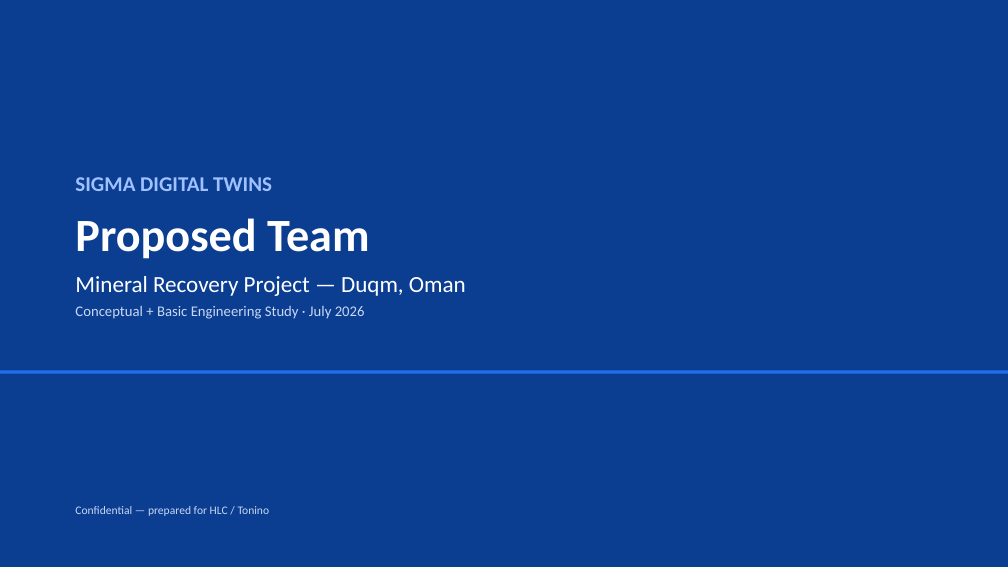
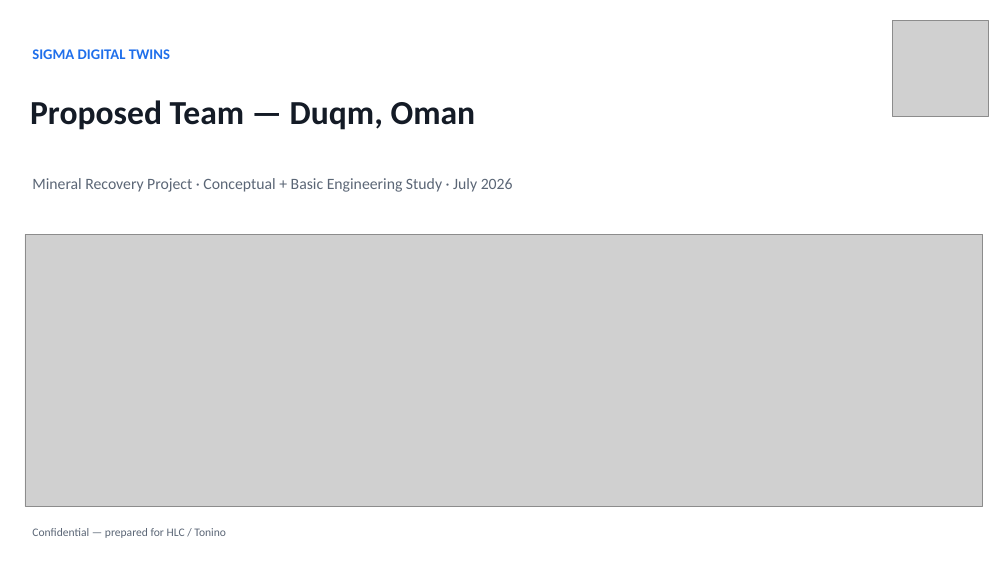
Before and after one commit to jjuri-socialmining/_DemoCustomerOps, a slide deck: slide 1 of web/og-b0d2f7a3-files/Sigma-Digital-Twins-Team-Duqm-EN.pptx. Drawn at 1008x567 pixels with LibreOffice and Linux fonts; fonts in the diff are those of the drawing; grey boxes stand for pictures. Boxes give left, top, right and bottom in pixels: in the first picture for what was removed or moved away, otherwise in the second. Text is boxed around its words. In the diff, an @@ line names an element or a change of style, - is before the commit and + after.

```diff
--- a/web/og-b0d2f7a3-files/Sigma-Digital-Twins-Team-Duqm-EN.pptx
+++ b/web/og-b0d2f7a3-files/Sigma-Digital-Twins-Team-Duqm-EN.pptx
@@ rectangle removed at <box>0,0,1008,567</box> @@
@@ picture added at <box>892,20,988,116</box> @@
@@ text added at <box>32,49,170,59</box>, 14 pt, text #1F6FEB, bold @@
+SIGMA DIGITAL TWINS
@@ text at <box>30,100,476,130</box>: text changed; size 14 to 32 pt; text colour #FFFFFF to #141B26; bold on @@
-SIGMA DIGITAL TWINS
-Proposed Team
-Mineral Recovery Project — Duqm, Oman
-Conceptual + Basic Engineering Study · July 2026
+Proposed Team — Duqm, Oman
@@ text added at <box>32,178,513,192</box>, 15 pt, text #5B6676 @@
+Mineral Recovery Project · Conceptual + Basic Engineering Study · July 2026
@@ picture added at <box>25,234,983,507</box> @@
@@ rectangle removed at <box>0,371,1008,374</box> @@
@@ text "Confidential — prepared for HLC ...": place and size @@
-text "Confidential — prepared for HLC ..." at <box>75,506,270,516</box>
+text "Confidential — prepared for HLC ..." at <box>32,528,226,538</box>
@@ text "Confidential — prepared for HLC ..." at <box>32,528,226,538</box>: text colour #C8D8F5 to #5B6676 @@
```
Also in this commit, not shown: 1 slide added, 1 other file.
